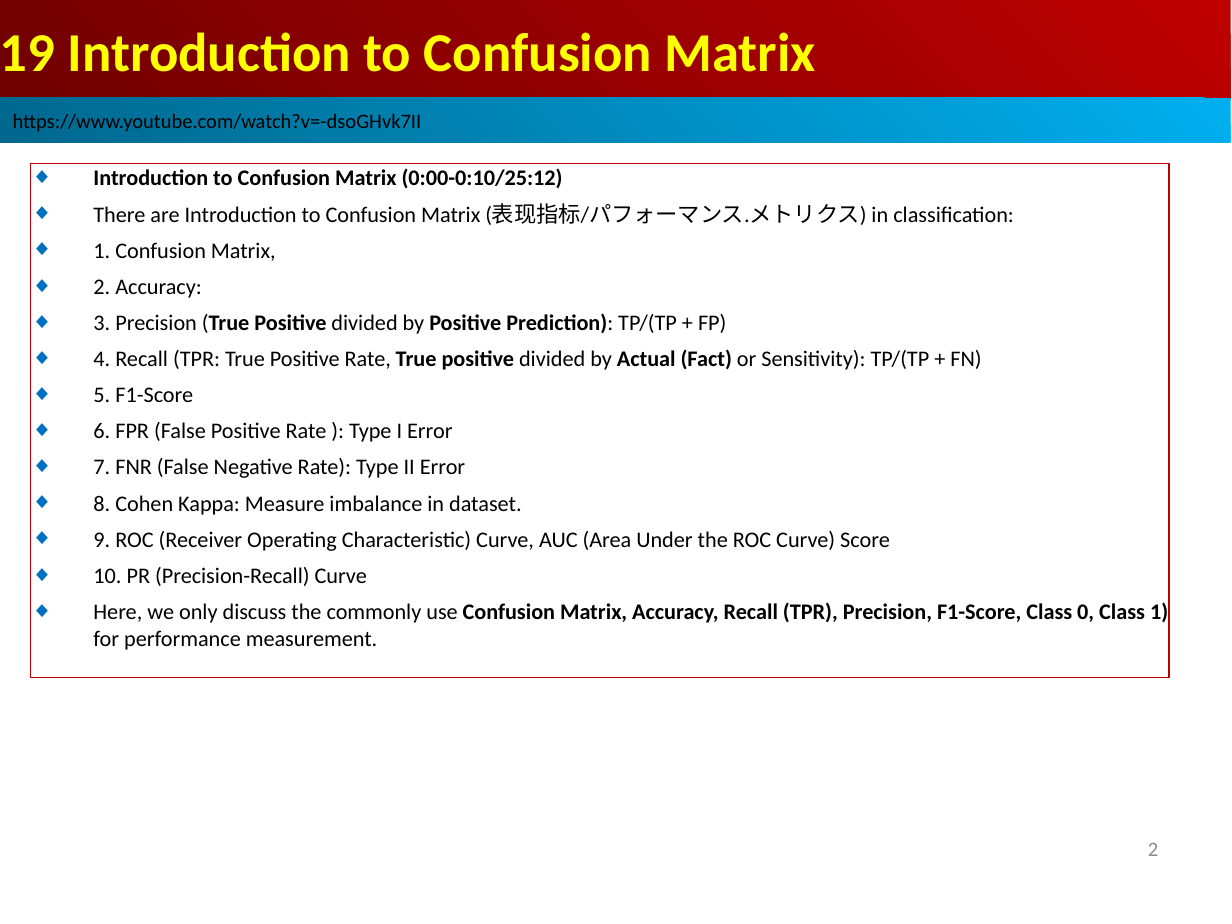
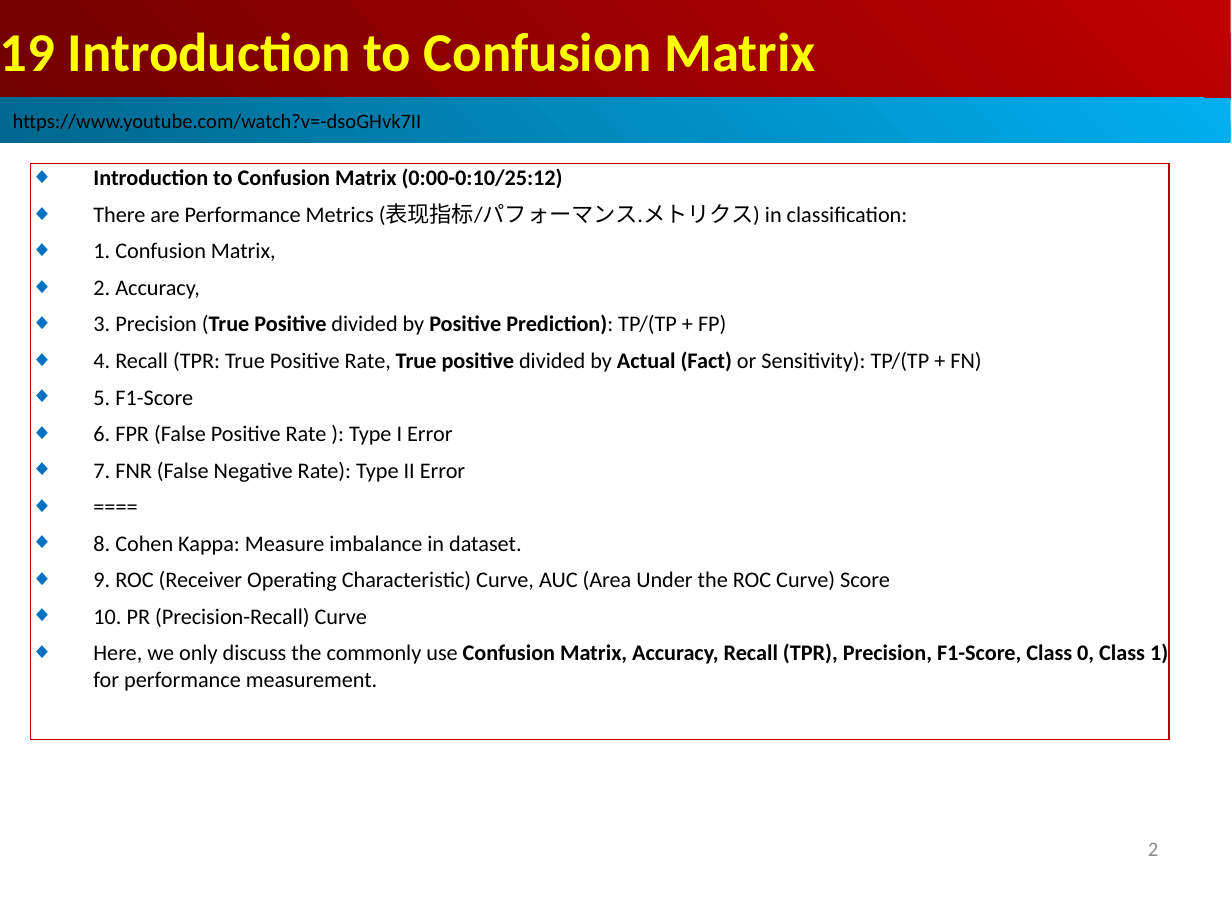
Before and after one commit to peterhchen/AIU_CS512_DL, a slide deck: slide 2 of 000_Lecture_Project/week09/001_Video/19.01_CM_Intro.ppt. Drawn at 1232x924 pixels with LibreOffice and Linux fonts; fonts in the diff are those of the drawing. Boxes give left, top, right and bottom in pixels: in the first picture for what was removed or moved away, otherwise in the second. Text is boxed around its words. In the diff, an @@ line names an element or a change of style, - is before the commit and + after.

```diff
--- a/000_Lecture_Project/week09/001_Video/19.01_CM_Intro.ppt
+++ b/000_Lecture_Project/week09/001_Video/19.01_CM_Intro.ppt
@@ text in rectangle at (31, 164, 1169, 739): paragraph added @@
+◆ ====
@@ rectangle "Introduction to Confusion Matrix (0:00-0:10/25:12)": place and size @@
-rectangle "Introduction to Confusion Matrix (0:00-0:10/25:12)" at (31, 164, 1169, 678)
+rectangle "Introduction to Confusion Matrix (0:00-0:10/25:12)" at (31, 164, 1169, 739)
@@ text in rectangle at (93, 203, 908, 225): text changed @@
-◆ There are Introduction to Confusion Matrix (表现指标/パフォーマンス.メトリクス) in classification:
+◆ There are Performance Metrics (表现指标/パフォーマンス.メトリクス) in classification:
@@ text in rectangle at (93, 280, 200, 299): text changed @@
-◆ 2. Accuracy:
+◆ 2. Accuracy,
```
Also in this commit, not shown: 11 other slides changed, 2 other files.
